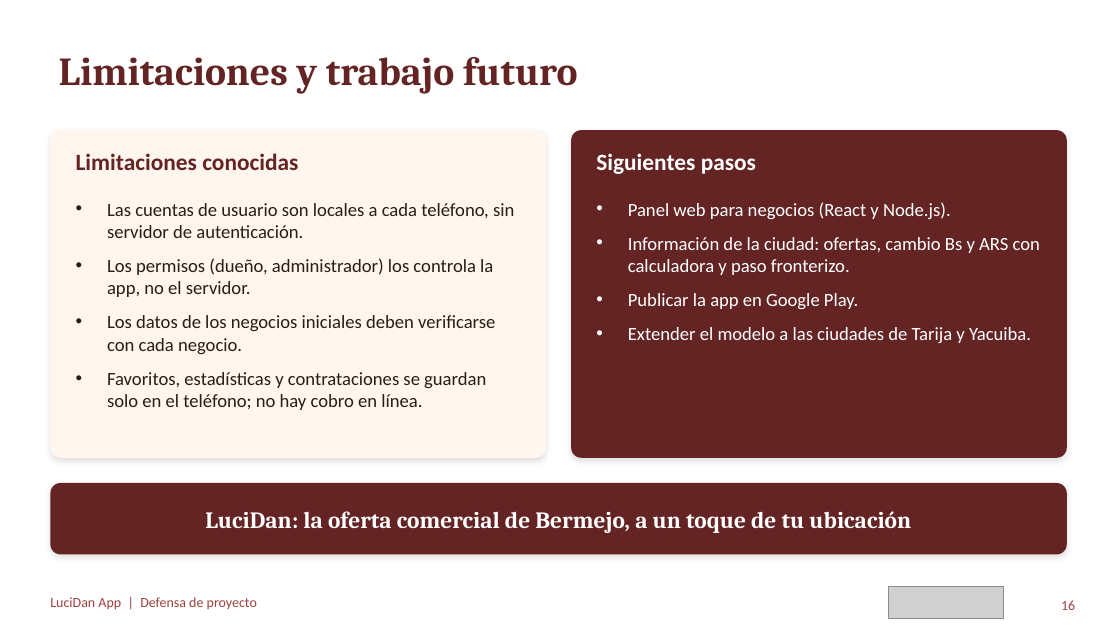
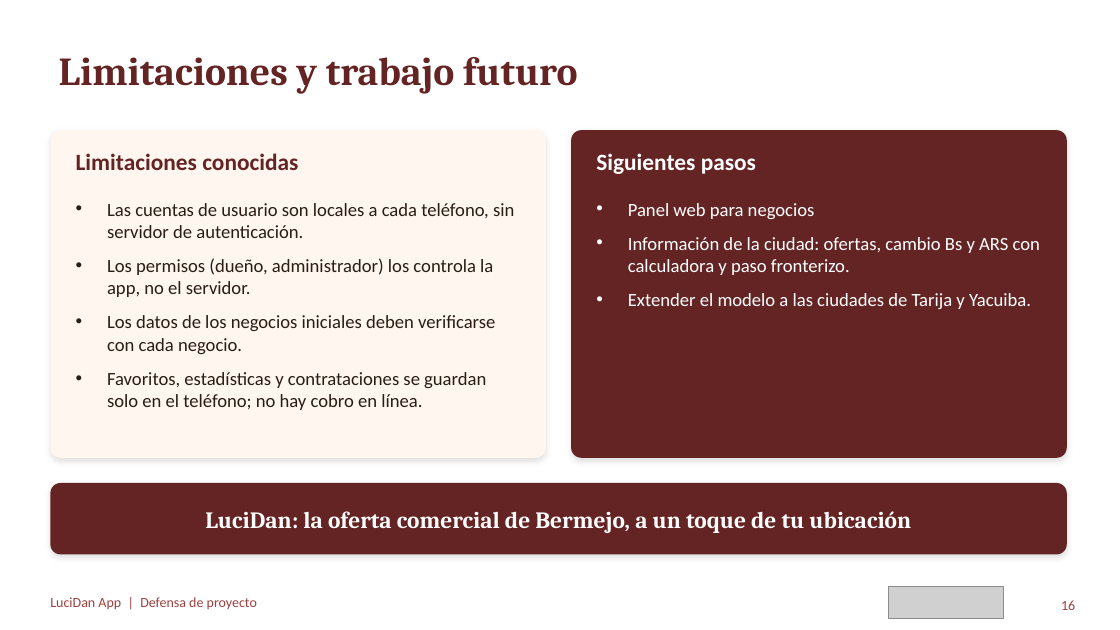
Before and after one commit to chelingo1994/LuciDan, a slide deck: slide 16 of docs/17_Presentacion_Defensa_LuciDan_v2.pptx. Drawn at 1120x630 pixels with LibreOffice and Linux fonts; fonts in the diff are those of the drawing; grey boxes stand for pictures. Boxes give left, top, right and bottom in pixels: in the first picture for what was removed or moved away, otherwise in the second. Text is boxed around its words. In the diff, an @@ line names an element or a change of style, - is before the commit and + after.

```diff
--- a/docs/17_Presentacion_Defensa_LuciDan_v2.pptx
+++ b/docs/17_Presentacion_Defensa_LuciDan_v2.pptx
@@ text at [628,203,815,219]: text changed @@
-• Panel web para negocios (React y Node.js).
+• Panel web para negocios
@@ text at [628,293,858,309]: paragraph removed @@
-• Publicar la app en Google Play.
```
Also in this commit, not shown: 4 other slides changed.
